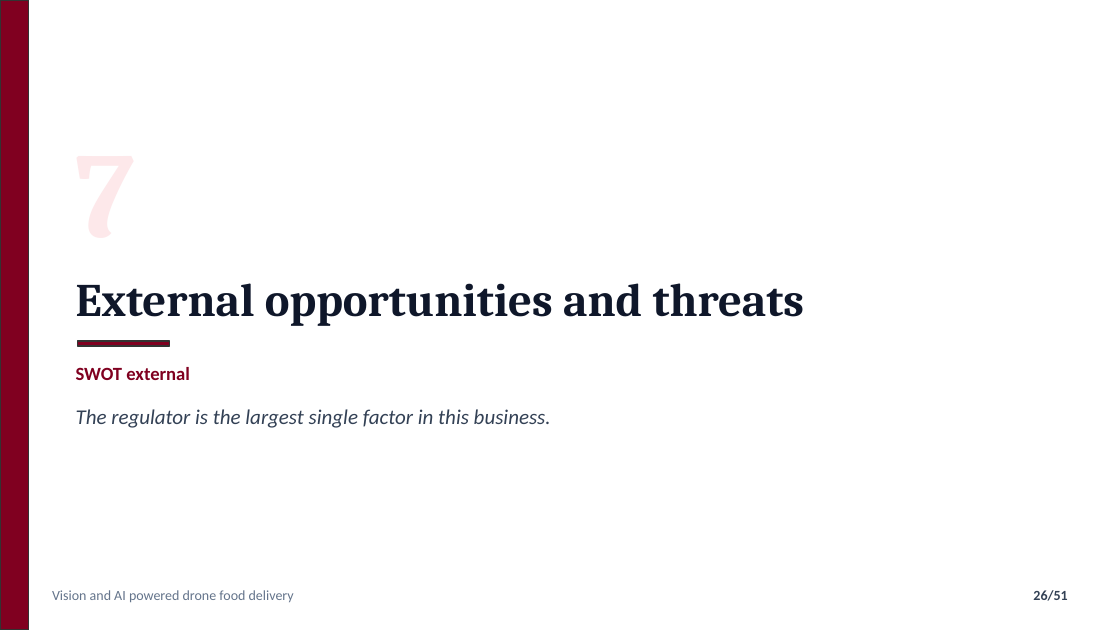
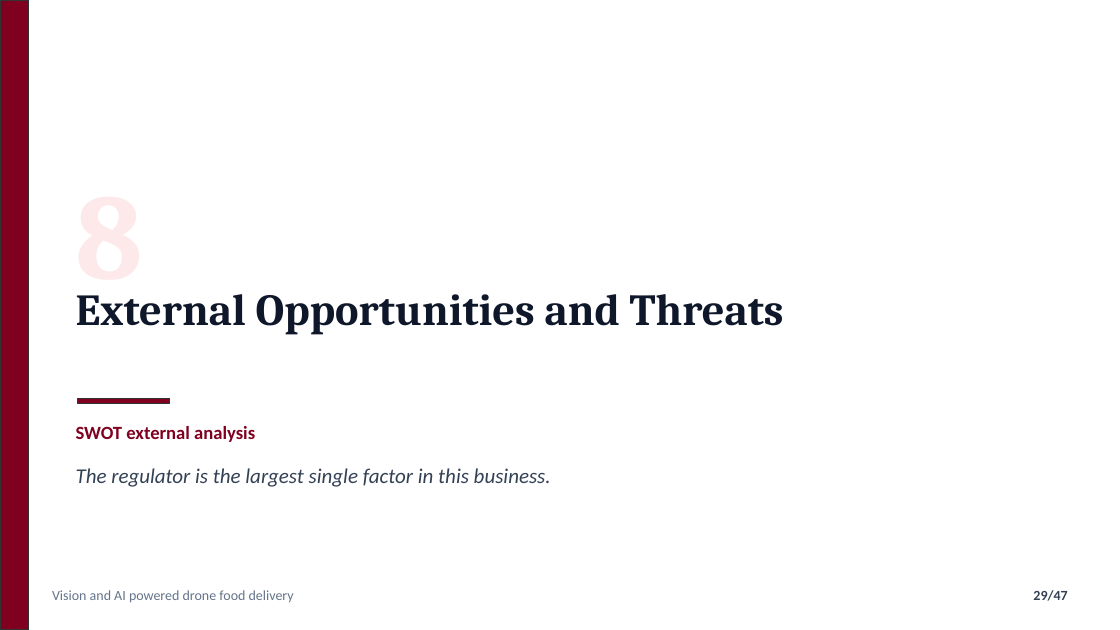
Before and after one commit to nafiskabbo/presentation-hum, a slide deck: slide 29 of output/AeroSetu_Group_Presentation-v1.pptx (slide 26 before the commit). Drawn at 1120x630 pixels with LibreOffice and Linux fonts; fonts in the diff are those of the drawing. Boxes give left, top, right and bottom in pixels: in the first picture for what was removed or moved away, otherwise in the second. Text is boxed around its words. In the diff, an @@ line names an element or a change of style, - is before the commit and + after.

```diff
--- a/output/AeroSetu_Group_Presentation-v1.pptx
+++ b/output/AeroSetu_Group_Presentation-v1.pptx
@@ text at [76,294,784,335]: text changed; size 40 to 38 pt @@
-External opportunities and threats
+External Opportunities and Threats
@@ text "External Opportunities and Threats" at [76,294,784,335]: vertical alignment middle to top @@
@@ text added at [76,295,143,305], 104 pt, text #FDE8EA, bold @@
+8
@@ rectangle: place and size @@
-rectangle at [77,341,170,346]
+rectangle at [77,398,170,403]
@@ text at [76,426,255,442]: text changed @@
-SWOT external
+SWOT external analysis
@@ text "The regulator is the largest ...": place and size @@
-text "The regulator is the largest ..." at [76,409,551,428]
+text "The regulator is the largest ..." at [76,468,551,487]
@@ page number at [1033,590,1067,601]: text changed @@
-26/51
+29/47
```
Also in this commit, not shown: 44 other slides changed, 1 slide added, 5 slides removed, 3 other files.
